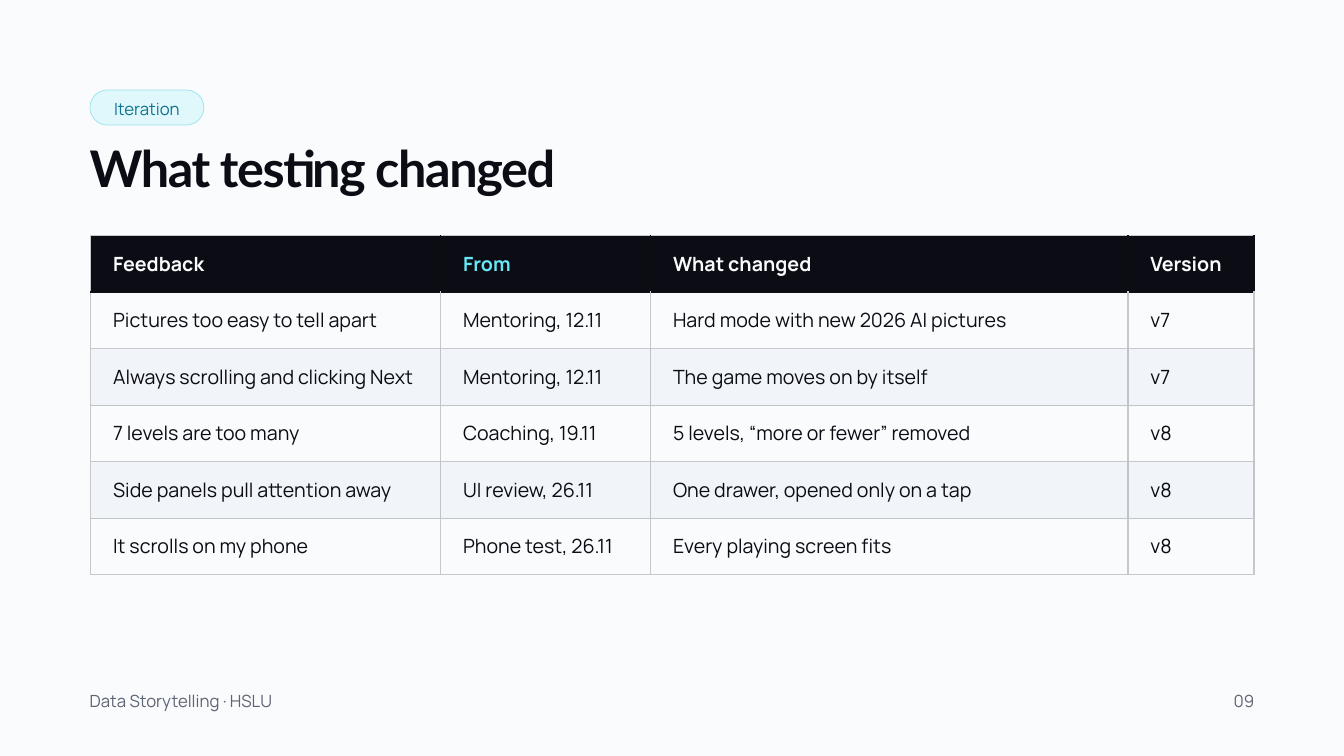
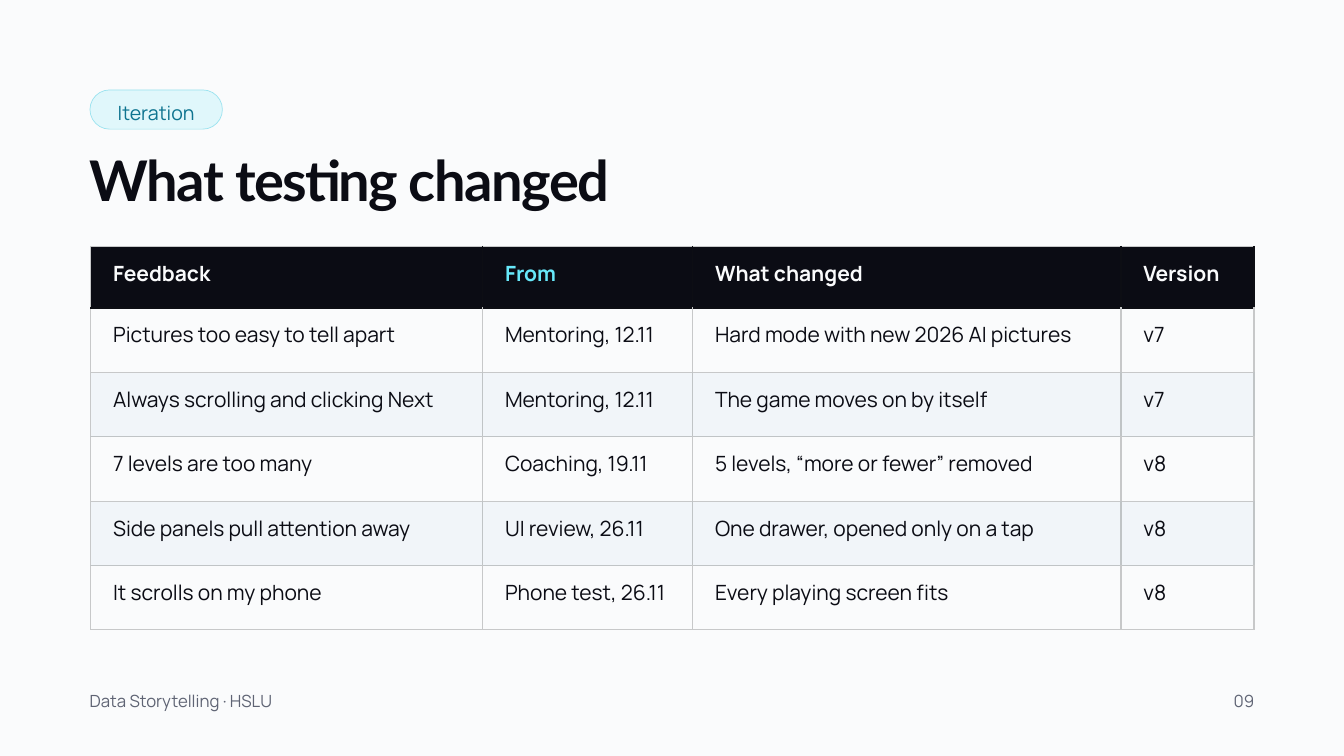
Before and after one commit to AdhurimThaqi/dataset-datastorytelling, a slide deck: slide 9 of Final-presentation/Real-or-AI_final-presentation.pptx. Drawn at 1344x756 pixels with LibreOffice and Linux fonts; fonts in the diff are those of the drawing. Boxes give left, top, right and bottom in pixels: in the first picture for what was removed or moved away, otherwise in the second. Text is boxed around its words. In the diff, an @@ line names an element or a change of style, - is before the commit and + after.

Commit message:
Presentation: bigger type, fuller layout, soft gradient edge
- Text 20-22 pt, titles 40 pt; charts, cards, table and image
  slides fill the slide
- Cover and closing slide: band fades into the white page
- HTML slides updated to match the PPTX/PDF

```diff
--- a/Final-presentation/Real-or-AI_final-presentation.pptx
+++ b/Final-presentation/Real-or-AI_final-presentation.pptx
@@ rounded rectangle "Iteration": place and size @@
-rounded rectangle "Iteration" at (90, 90, 204, 125)
+rounded rectangle "Iteration" at (90, 90, 222, 129)
@@ rounded rectangle "Iteration" at (90, 90, 222, 129): size 12 to 14 pt; line spacing 16.8pt to 1.25 @@
@@ title "What testing changed" at (90, 159, 610, 211): size 36 to 40 pt; line spacing 41.4pt to 1.1 @@
@@ table at (91, 246, 1254, 630) @@
@@ size 14 to 15 pt @@
@@ table: place and size @@
-table at (91, 236, 1254, 576)
+table at (91, 246, 1254, 630)
```
Also in this commit, not shown: 12 other slides changed, 5 other files.
